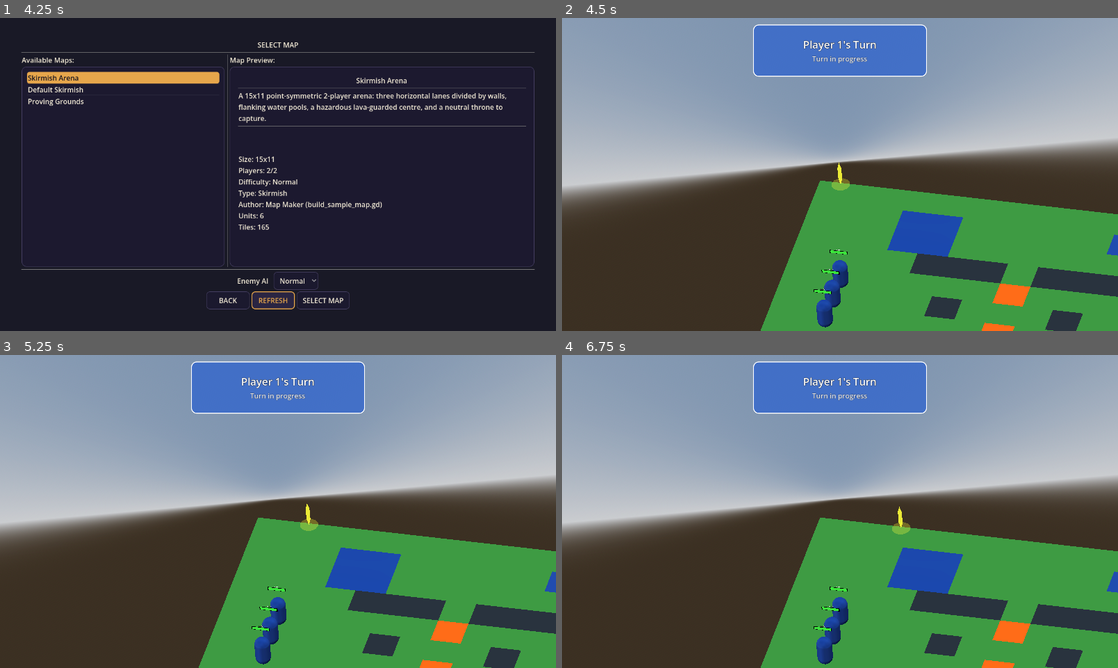
Above: before the commit, frames 1-4 (two rows, left to right).
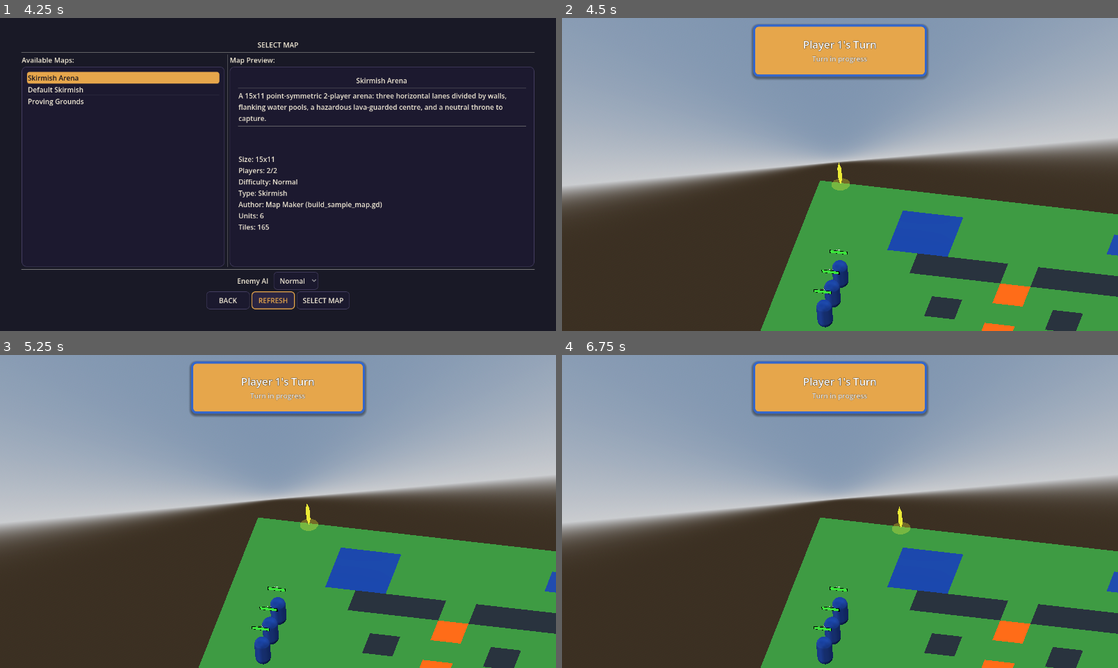
Above: after the commit, the same moments.

Repository: K-ennethA/Conquest
Game: Godot game, scene res://menus/MainMenu.tscn
Same seed, same stepped clock (60 frames per second), same inputs: the game is played once before the commit and once after it.
Inputs (mouse positions are in pixels of both pictures, inside the frame that each line leads up to):
- Up to frame 1 (4.25 s): click "Single Player" at 0.5 s; click "Traditional Turn System" at 1.25 s; click "Normal" at 2 s; click "Normal" at 2.75 s; click "REFRESH" at 3.5 s
- Up to frame 2 (4.5 s): click "SELECT MAP" at 4.25 s
- Up to frame 3 (5.25 s): tap Enter (ui_accept) at 5 s; move the mouse to (400, 495) at 5.02 s; hold Right (ui_right) from 5.03 s (still down); hold Shift from 5.03 s (still down); click (400, 495) at 5.17 s
- Up to frame 4 (6.75 s): tap Enter (ui_accept) at 5.27, 5.75, 6.5 s; release Right (ui_right) at 5.75 s; release Shift at 5.75 s; drag from (728, 527) to (812, 574) at 5.77 s; move the mouse to (895, 442) at 6.52 s; hold Right (ui_right) from 6.53 s (still down); tap Ctrl at 6.6 s

Frame 1 is identical in both runs. In frame 2, 5.2% of the frame differs, in the area x 34-66%, y 2-20%; in frame 3, 5.2%; in frame 4, 5.2%.

Commit message:
Fix turn banner freezing on Player 1; restyle it amber
Bug: the top turn banner stayed on "Player 1's Turn / Turn in progress" and never
advanced to Player 2. TurnIndicator (and PlayerTurnPanel) only connected to the
one-shot turn_system_activated signal in _ready; by the time the HUD loads the
turn system is already active, so that signal had already fired and was missed --
the banner never connected to turn_started and froze on its initial fallback
state. Both panels now also wire up to an already-active turn system in _ready.

Also restyled TurnIndicator's background: it re-applied a solid player-colour
stylebox on every update, overriding the amber theme (hence the blue box). It now
uses the amber ConquestTheme panel with the current player's colour as the frame,
so it matches the HUD while still showing whose turn it is.

Boot clean.

Co-Authored-By: Claude Opus 4.8 <noreply@anthropic.com>

Diff:
--- a/game/ui/hud/TurnIndicator.gd
+++ b/game/ui/hud/TurnIndicator.gd
@@ -28,7 +28,15 @@
 
 	# Delay initial update to ensure turn system is fully initialized
 	await get_tree().process_frame
-	_update_display()
+
+	# If a turn system is ALREADY active (it usually is by the time the HUD
+	# loads), wire up to it now -- otherwise we'd miss the one-shot
+	# turn_system_activated signal and never hear turn_started, leaving the
+	# banner frozen on the first player.
+	if TurnSystemManager and TurnSystemManager.has_active_turn_system():
+		_on_turn_system_activated(TurnSystemManager.get_active_turn_system())
+	else:
+		_update_display()
 	print("TurnIndicator: Initialized")
 
 func _update_display() -> void:
@@ -129,26 +137,17 @@
 	turn_info_label.text = "Turn in progress"
 
 func _update_background_color(player: Player) -> void:
-	"""Update background color based on current player"""
+	"""Amber banner (matching the HUD) with the current player's colour as the
+	frame, so whose turn it is still reads at a glance."""
 	if not background_panel:
 		return
 
-	var style_box = StyleBoxFlat.new()
-
+	var style_box := ConquestTheme.panel_box()
 	if player and player.player_id in player_colors:
-		style_box.bg_color = player_colors[player.player_id]
-	else:
-		style_box.bg_color = Color(0.3, 0.3, 0.3, 0.8)  # Default gray
-
-	style_box.corner_radius_top_left = 12
-	style_box.corner_radius_top_right = 12
-	style_box.corner_radius_bottom_left = 12
-	style_box.corner_radius_bottom_right = 12
-	style_box.border_width_left = 2
-	style_box.border_width_top = 2
-	style_box.border_width_right = 2
-	style_box.border_width_bottom = 2
-	style_box.border_color = Color.WHITE
+		var c: Color = player_colors[player.player_id]
+		c.a = 1.0
+		style_box.border_color = c
+		style_box.set_border_width_all(5)
 
 	background_panel.add_theme_stylebox_override("panel", style_box)
 
--- a/game/ui/panels/PlayerTurnPanel.gd
+++ b/game/ui/panels/PlayerTurnPanel.gd
@@ -38,6 +38,11 @@
 	# Match the amber HUD look (this panel lives outside GameUILayout, so it
 	# themes itself).
 	ConquestTheme.apply_to(self)
+
+	# Wire to an already-active turn system so we don't miss the one-shot
+	# activation signal (which would freeze the display on the first player).
+	if TurnSystemManager and TurnSystemManager.has_active_turn_system():
+		_on_turn_system_activated(TurnSystemManager.get_active_turn_system())
 
 	# Initial update
 	_update_display()
